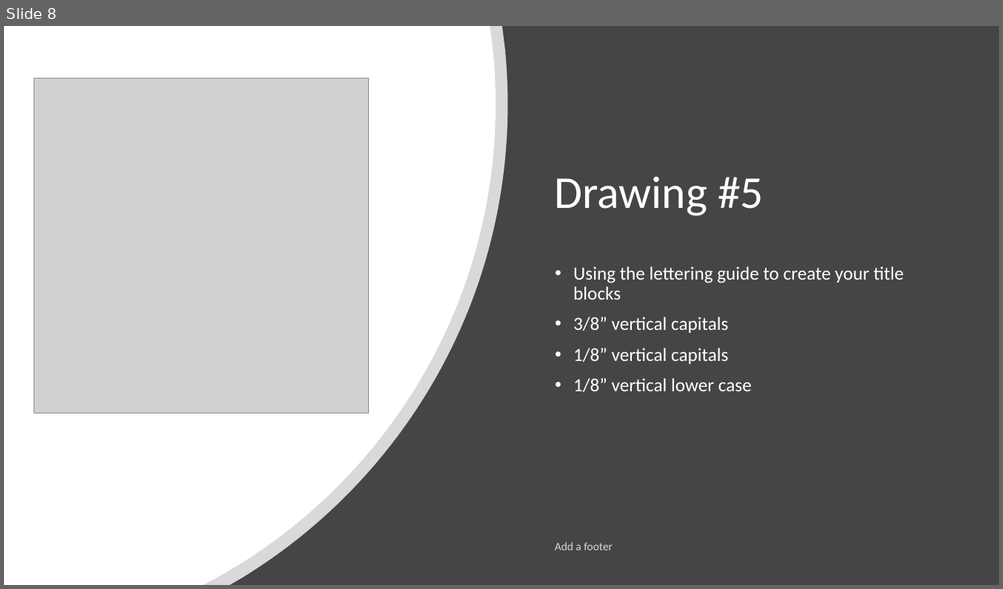
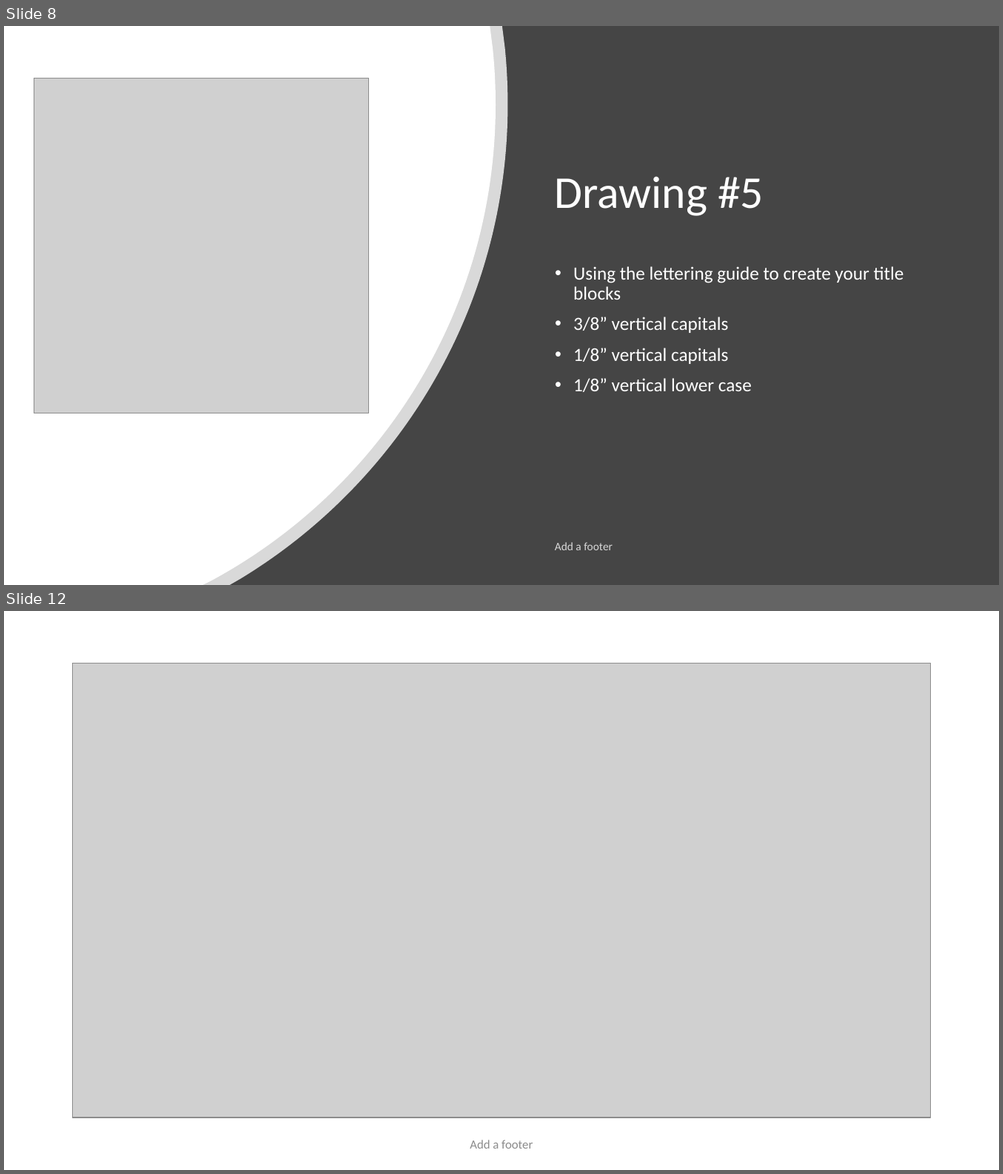
Before and after one commit to nickvertucci/Technology-Education-Curriculum, a slide deck: High School/Design and Drawing for Production/Unit 3 - Introduction to Lettering/Section 1 - What is Lettering/Assets/Unit 3 - Section 1 - What is Lettering.pptx. Shown one above the other, each under a label of ours: slide 8 before the commit, slides 8 and 12 after it; the slides between them are not shown. The pictures are 1003x589 and 1003x1174 pixels, drawn with LibreOffice and Linux fonts; fonts in the diff are those of the drawing; grey boxes stand for pictures. Boxes give left, top, right and bottom in pixels: in the first picture for what was removed or moved away, otherwise in the second. Text is boxed around its words. In the diff, an @@ line names an element or a change of style, - is before the commit and + after.

```diff
--- a/High School/Design and Drawing for Production/Unit 3 - Introduction to Lettering/Section 1 - What is Lettering/Assets/Unit 3 - Section 1 - What is Lettering.pptx
+++ b/High School/Design and Drawing for Production/Unit 3 - Introduction to Lettering/Section 1 - What is Lettering/Assets/Unit 3 - Section 1 - What is Lettering.pptx
@@ slide 12 added at (4,611,999,1170), background #FFFFFF @@
@@ picture added at (72,664,930,1118) @@
@@ text added at (469,1140,532,1149), 12 pt, text #8C8C8C @@
+Add a footer
```
Also in this commit, not shown: 4 other slides added, 3 other files.
